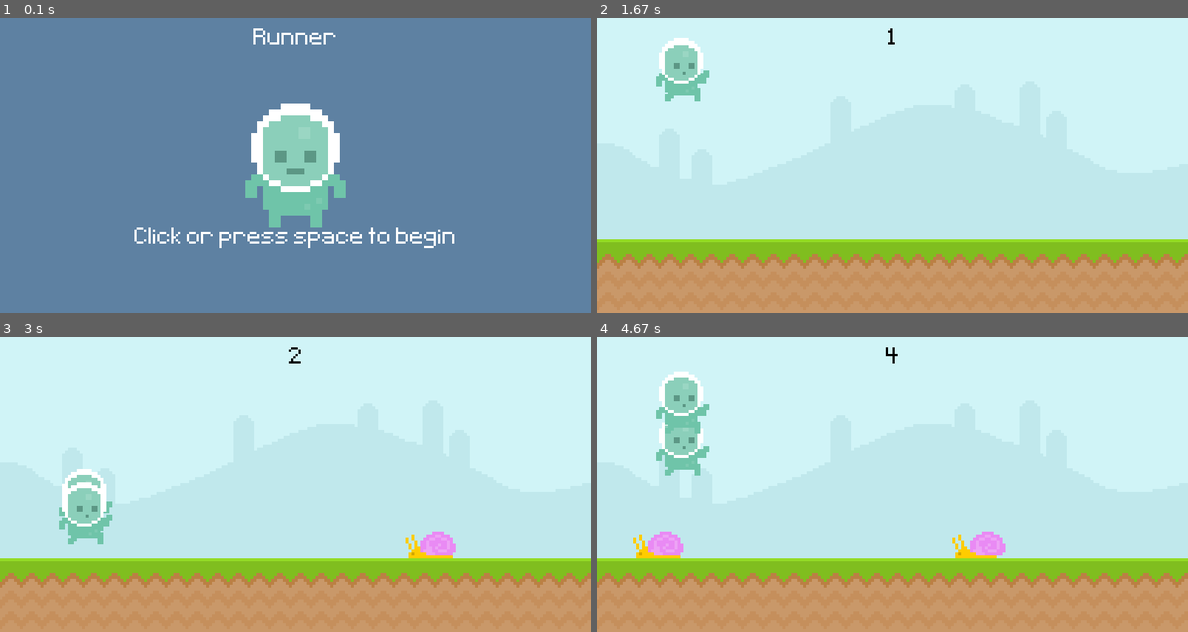
Above: before the commit, frames 1-4 (two rows, left to right).
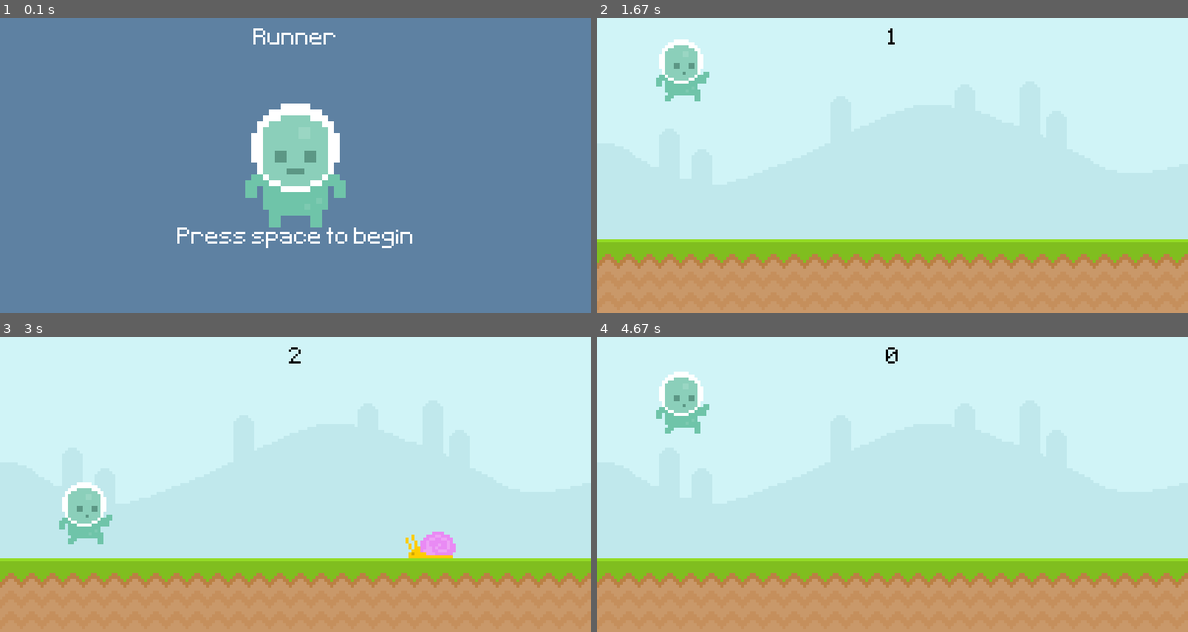
Above: after the commit, the same moments.

Repository: Kntobor/TheUltimateIntroToPygame
Game: pygame game, started from main.py
The game is run twice, just before and just after one commit, with the same random seed, the same clock (stepped at 60 frames per second) and the same inputs.
Inputs (mouse positions are in pixels of both pictures, inside the frame that each line leads up to):
- Up to frame 1 (0.1 s): no input
- Up to frame 2 (1.67 s): click (892, 165) at 0.38 s; tap Space at 0.67, 1.07, 1.37 s
- Up to frame 3 (3 s): tap Space at 1.9, 2.2, 2.97 s
- Up to frame 4 (4.67 s): tap Space at 3.3, 3.6, 4.13, 4.43 s

The runs differ from the first frame. In frame 1, 1.0% of the frame differs, in the area x 22-77%, y 71-78%; in frame 2, less than 0.1%; in frame 3, 0.4%; in frame 4, 2.2%, in the area x 6-70%, y 3-75%.

Commit message:
game is done. old code is there cuz idc

Diff:
--- a/main.py
+++ b/main.py
@@ -16,9 +16,13 @@
         self.image = self.walk[self.index]
         self.rect = self.image.get_rect(bottom = 300, left = 80)
 
+        self.jumpSound = pygame.mixer.Sound('audio\jump.mp3')
+        self.jumpSound.set_volume(0.5)
+
     def playerInput(self):
         keys = pygame.key.get_pressed()
         if keys[pygame.K_SPACE] and self.rect.bottom >= 300:
+            self.jumpSound.play()
             self.gravity = -20
 
     def applyGravity(self):
@@ -35,16 +39,6 @@
             if self.index >= len(self.walk):
                 self.index = 0
             self.image = self.walk[int(self.index)]
-
-    def collisions(self):
-        global round
-        global timeSpent
-        global gameOver
-        if pygame.sprite.spritecollideany(self.rect, enemyList):
-            timeSpent = pygame.time.get_ticks()
-            round += 1
-            enemyList.clear()
-            gameOver = True
 
     def update(self):
         self.playerInput()
@@ -109,6 +103,12 @@
             playerIndex = 0
         playerSurface = playerWalk[int(playerIndex)]
 
+def collisions():
+    if pygame.sprite.spritecollide(player.sprite, enemyList, False):
+        enemyList.empty()
+        return True
+    else:
+        return False
 
 #PyGame setup
 pygame.init()
@@ -118,6 +118,10 @@
 gameOver = True
 font = pygame.font.Font('font\Pixeltype.ttf', 50)
 
+backgroundMusic = pygame.mixer.Sound('audio\music.wav')
+backgroundMusic.play(loops = -1)
+
+
 # Background assets
 skySurface = pygame.image.load('graphics\Sky.png').convert()
 groundSurface = pygame.image.load('graphics\ground.png').convert()
@@ -139,7 +143,7 @@
 menuCharacterRect = menuCharacterSurface.get_rect(center = (400, 200))
 titleTextSurface = font.render('Runner', False, 'white')
 titleTextRect = titleTextSurface.get_rect(center = (400, 30))
-tutorialTextSurface = font.render('Click or press space to begin', False, 'white')
+tutorialTextSurface = font.render('Press space to begin', False, 'white')
 tutorialTextRect = tutorialTextSurface.get_rect(center = (400, 300))
 
 # Timer
@@ -182,17 +186,13 @@
         screen.blit(groundSurface, (0, 300))
         displayScore()
 
-        playerGravity+= 1
-        playerRect.bottom += playerGravity
-        if playerRect.bottom >= 300:
-            playerRect.bottom = 300
-        animatePlayer()
-        screen.blit(playerSurface, playerRect)
         player.draw(screen)
         player.update()
 
         enemyList.draw(screen)
         enemyList.update()
+
+        gameOver = collisions()
 
     elif gameOver == True:
         screen.fill((94, 129, 162))
